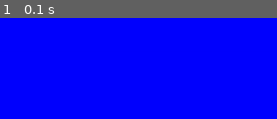
Above: before the commit, frame 1.
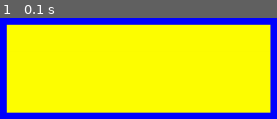
Above: after the commit, the same moment.

Repository: shavhp/WP1-CHILLASHOOTS
Game: pygame game, started from stepbystep.py
The game is run twice, just before and just after one commit, with the same random seed, the same clock (stepped at 60 frames per second) and the same inputs.
Inputs:
- Up to frame 1 (0.1 s): no input

The runs differ from the first frame. In frame 1, 84% of the frame differs, in the area x 2-98%, y 5-95%.

Commit message:
Feature: Added a yellow rectangle.

Diff:
--- a/stepbystep.py
+++ b/stepbystep.py
@@ -12,7 +12,15 @@
 # This sets the window bar text
 pygame.display.set_caption("Test")
 
+# Object position variable
+obj_x = 200
+obj_y = 200
 
+# Object size variable
+obj_width = 300
+obj_height = 100
+
+# The game looping until the program is exited
 def quit_game_requested():
     # Boolean variable determining if the program may keep running
     halting = False
@@ -32,14 +40,20 @@
     return halting
 
 
-# Create a lasting window while the previous function is still running
+# Create a window while the previous function is still running
 while not quit_game_requested():
     # The canvas gets filled with whatever the background color is (currently blue)
     canvas.fill(BACKGROUND_COLOR)
 
+    # Draw a object
+    pygame.draw.rect(canvas, (255, 255, 0), (obj_x, obj_y, obj_width, obj_height))
+
     # Despite what the "flip" part suggests, it's not actually flipping the display
     # It is to actually update the display to have a (currently blue) background
+    # Items that are drawn must be before this command in order to show up on the display
     pygame.display.flip()
+
+
 
 
 # When the program quits, this text will be printed before termination
